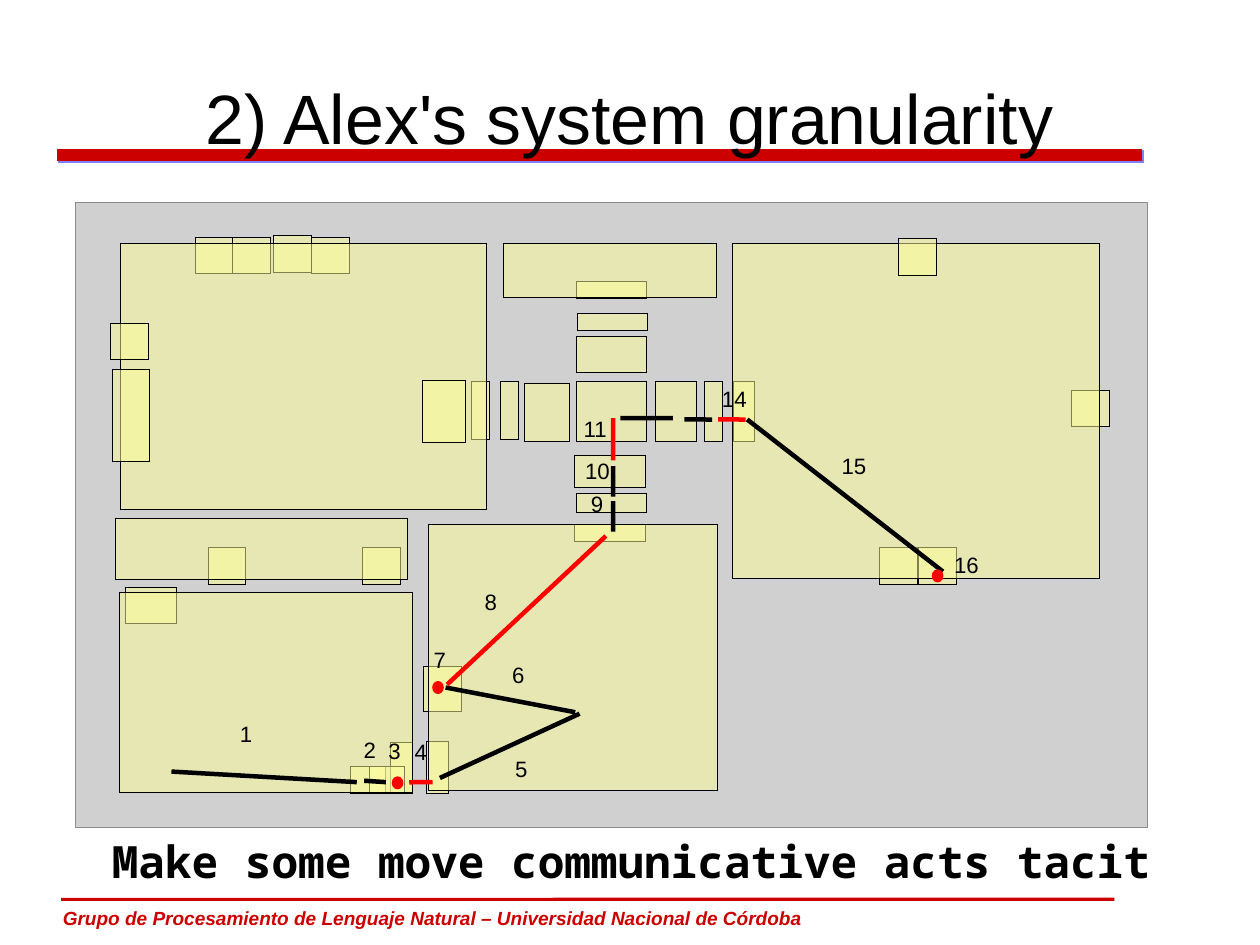
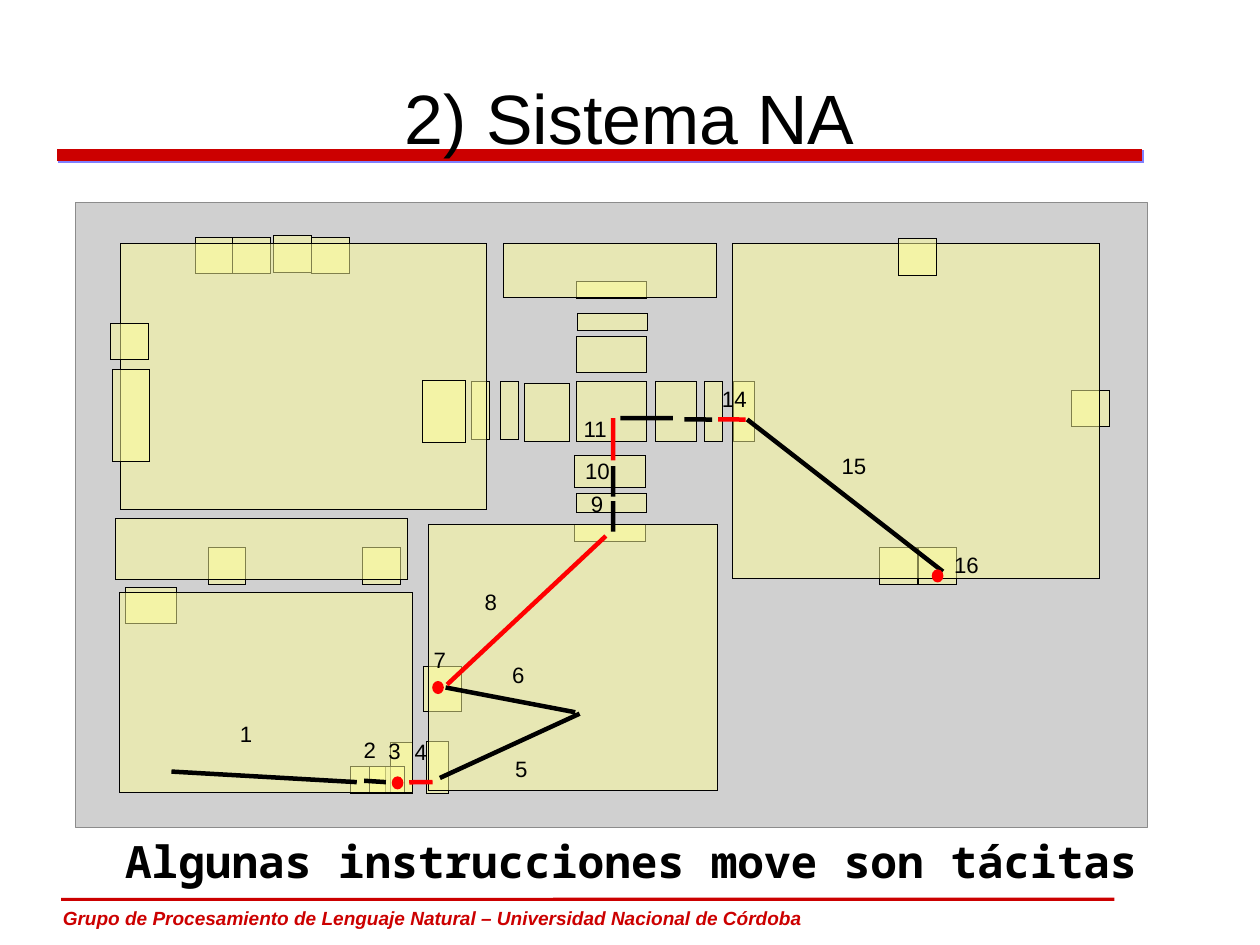
Before and after one commit to carlosareces/elic10, a slide deck: slide 18 of slides/dia5.odp (slide 7 before the commit). Drawn at 1260x945 pixels with LibreOffice and Linux fonts; fonts in the diff are those of the drawing; grey boxes stand for pictures; background and template pictures are left out. Boxes give left, top, right and bottom in pixels: in the first picture for what was removed or moved away, otherwise in the second. Text is boxed around its words. In the diff, an @@ line names an element or a change of style, - is before the commit and + after.

```diff
--- a/slides/dia5.odp
+++ b/slides/dia5.odp
@@ title at bbox=[405, 93, 855, 157]: text changed @@
-2) Alex's system granularity
+2) Sistema NA
@@ text at bbox=[125, 843, 1136, 889]: text changed @@
-Make some move communicative acts tacit
+Algunas instrucciones move son tácitas
```
Also in this commit, not shown: 14 other slides changed, 14 slides added, 5 slides removed.
